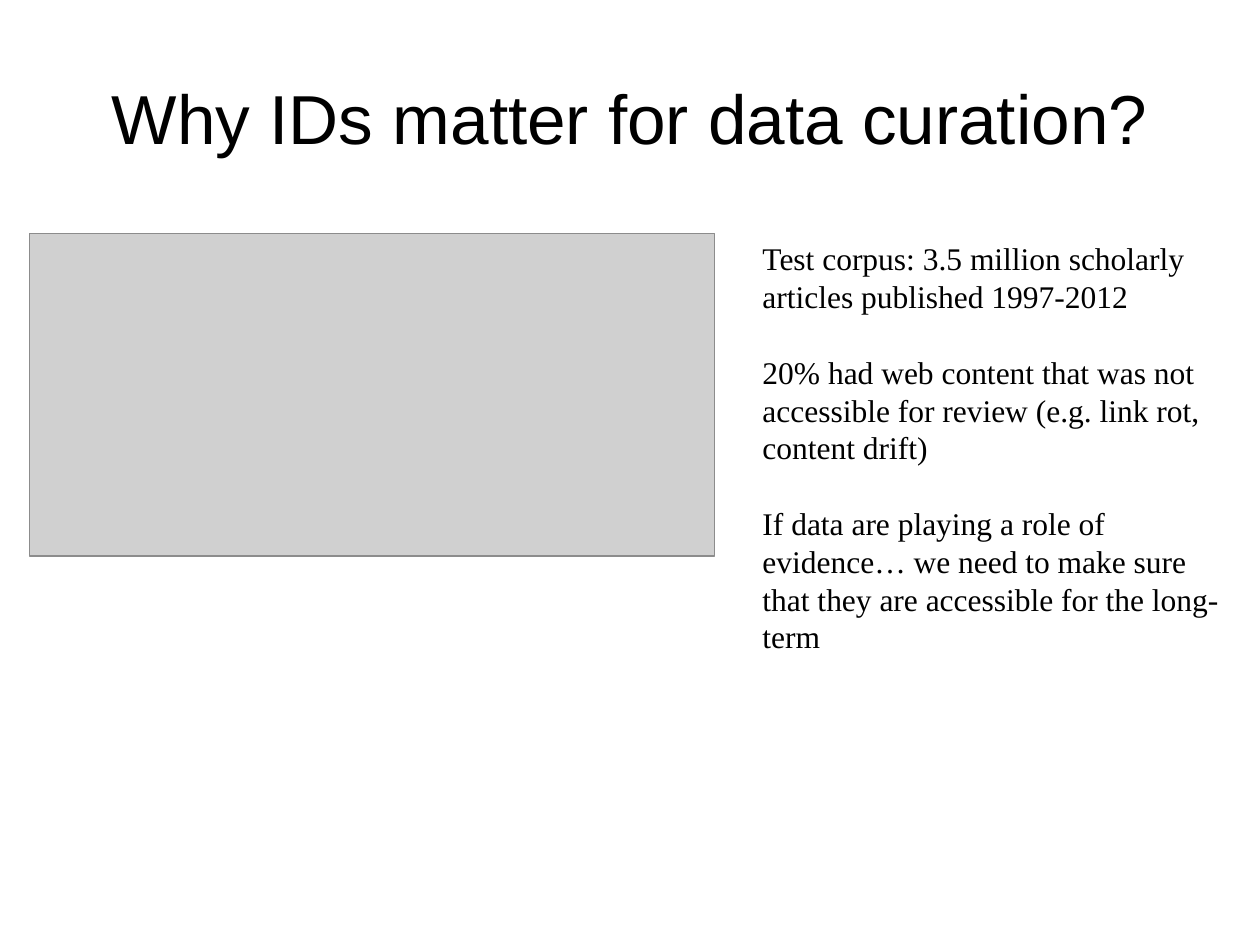
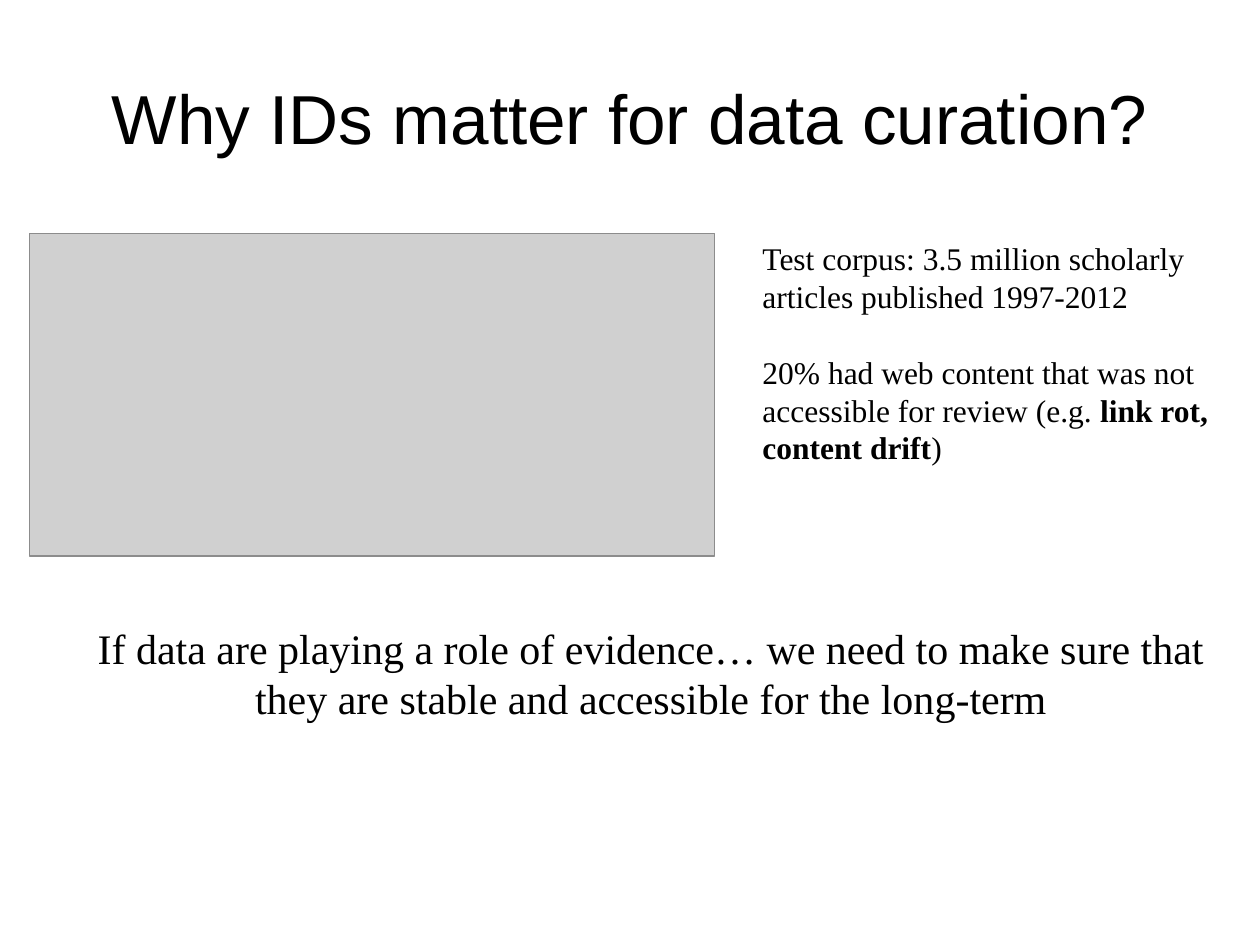
Before and after one commit to DataCurationWorkshop/HongKongCurationWorkshop, a slide deck: slide 4 of Day_1/Lectures/Slides/Day_1_Lecture_Identifier.pptx. Drawn at 1260x945 pixels with LibreOffice and Linux fonts; fonts in the diff are those of the drawing; grey boxes stand for pictures; background and template pictures are left out. Boxes give left, top, right and bottom in pixels: in the first picture for what was removed or moved away, otherwise in the second. Text is boxed around its words. In the diff, an @@ line names an element or a change of style, - is before the commit and + after.

Commit message:
adding identifier text and slides - almost done

```diff
--- a/Day_1/Lectures/Slides/Day_1_Lecture_Identifier.pptx
+++ b/Day_1/Lectures/Slides/Day_1_Lecture_Identifier.pptx
@@ text at (762,362,1208,466): bold on in "link rot, content drift)" @@
@@ text at (762,513,1218,649): paragraph removed @@
-If data are playing a role of evidence… we need to make sure that they are accessible for the long-term
@@ text added at (98,634,1204,723), 24 pt, text #000000 @@
+If data are playing a role of evidence… we need to make sure that they are stable and accessible for the long-term
```
Also in this commit, not shown: 5 other slides changed, 4 slides added, 1 slide removed, 2 other files.
